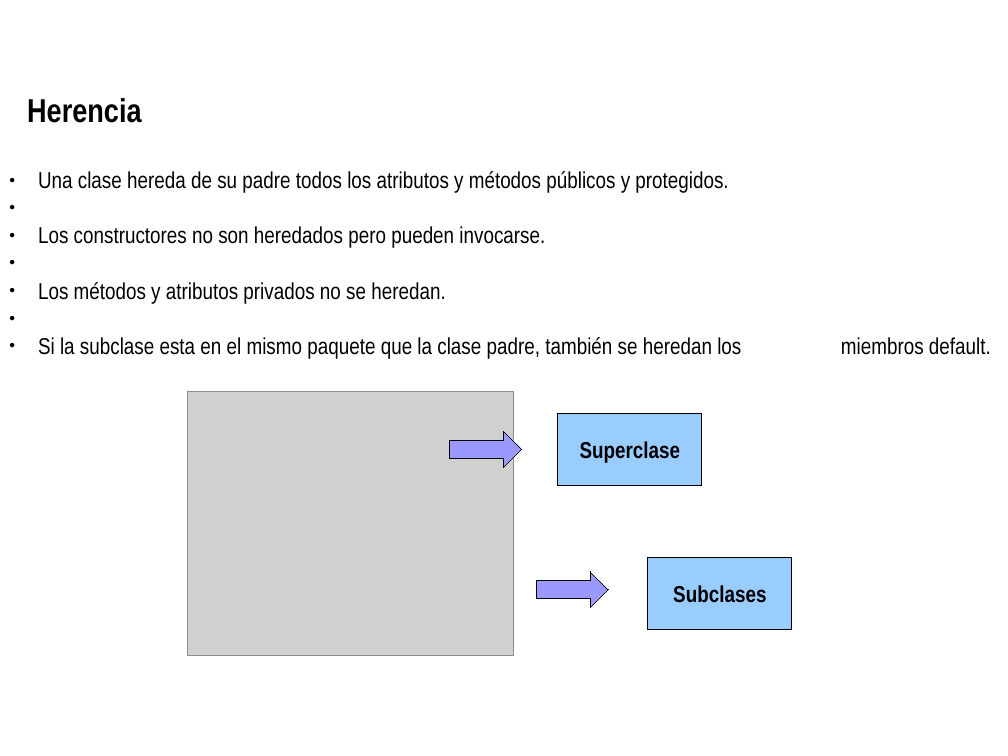
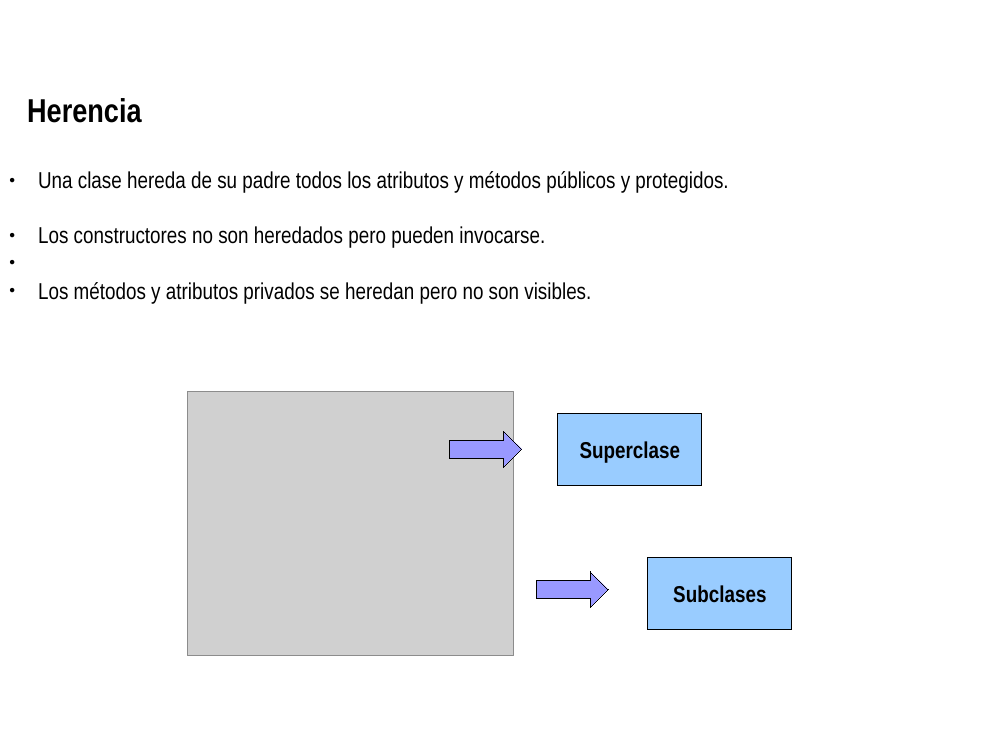
Before and after one commit to totis023/paradigmaUAP2025, a slide deck: slide 4 of objetos/poo_2.odp. Drawn at 1008x756 pixels with LibreOffice and Linux fonts; fonts in the diff are those of the drawing; grey boxes stand for pictures; background and template pictures are left out. Boxes give left, top, right and bottom in pixels: in the first picture for what was removed or moved away, otherwise in the second. Text is boxed around its words. In the diff, an @@ line names an element or a change of style, - is before the commit and + after.

Commit message:
clase 2

```diff
--- a/objetos/poo_2.odp
+++ b/objetos/poo_2.odp
@@ text at bbox=[38, 282, 591, 304]: text changed @@
-● Los métodos y atributos privados no se heredan.
-● Si la subclase esta en el mismo paquete que la clase padre, también se heredan los miembros default.
+● Los métodos y atributos privados se heredan pero no son visibles.
```
Also in this commit, not shown: 2 other slides changed, 2 slides added, 4 slides removed, 4 other files.
